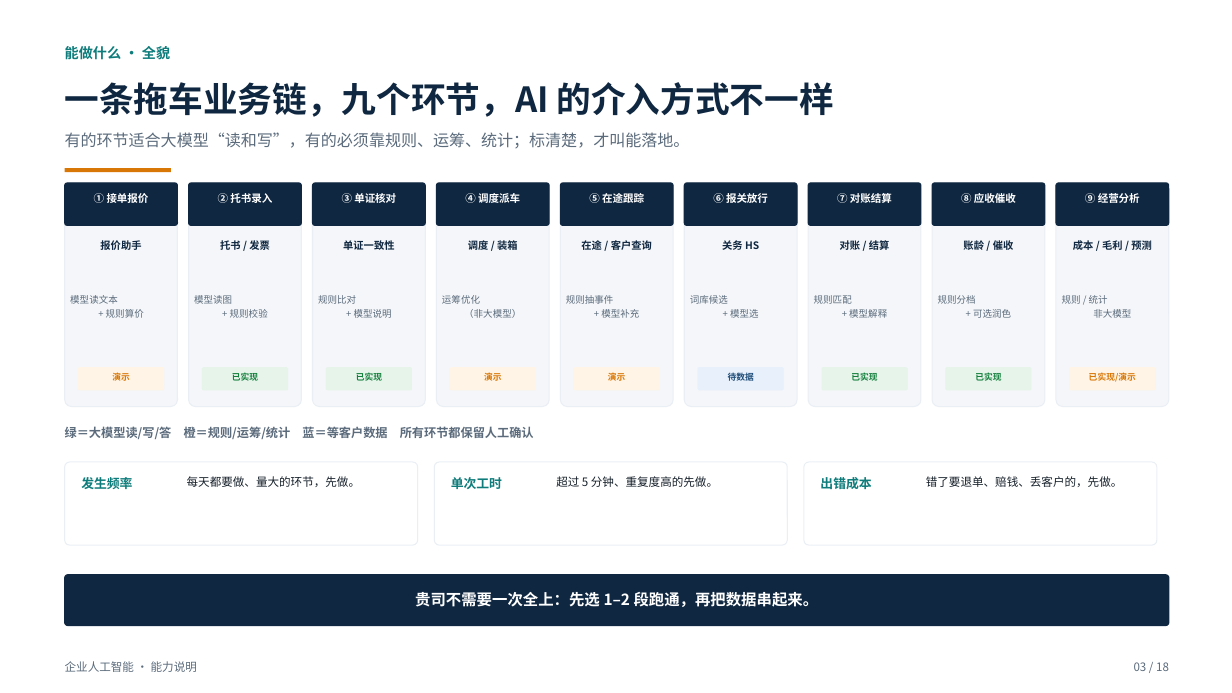
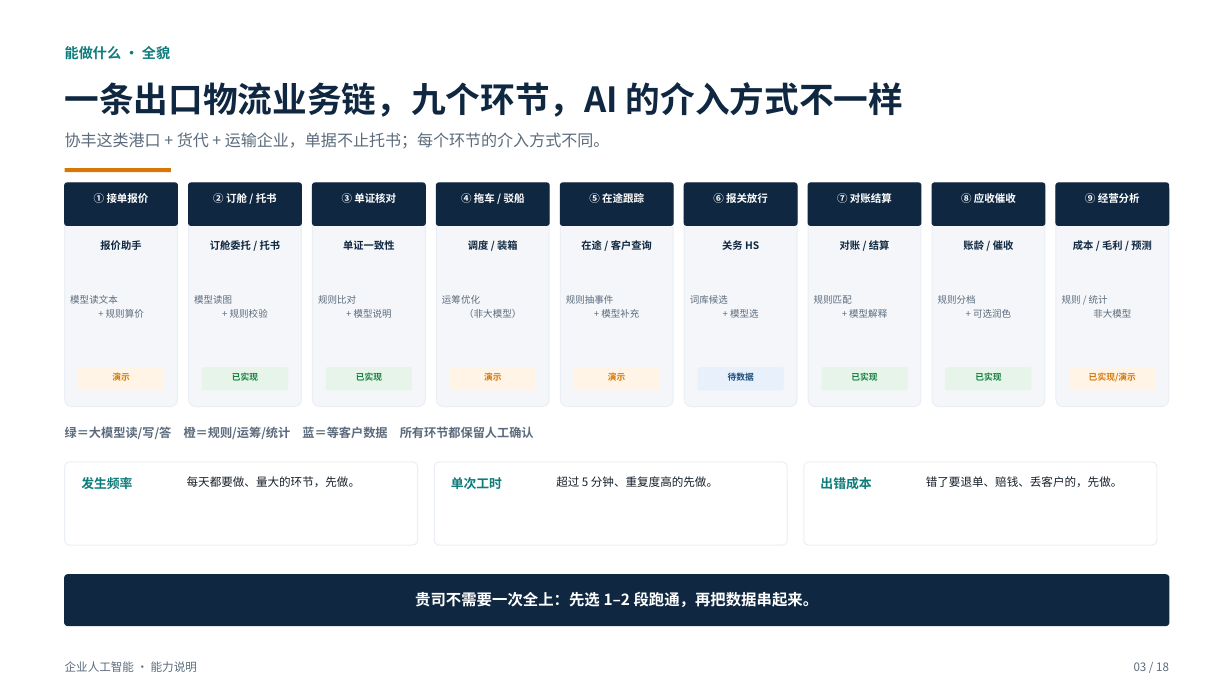
Before and after one commit to roma007/Enterprise-AI, a slide deck: slide 3 of 会客包/reports/客户老板版_系统能力介绍_2026-11-08.pptx. Drawn at 1232x693 pixels with LibreOffice and Linux fonts; fonts in the diff are those of the drawing. Boxes give left, top, right and bottom in pixels: in the first picture for what was removed or moved away, otherwise in the second. Text is boxed around its words. In the diff, an @@ line names an element or a change of style, - is before the commit and + after.

```diff
--- a/会客包/reports/客户老板版_系统能力介绍_2026-11-08.pptx
+++ b/会客包/reports/客户老板版_系统能力介绍_2026-11-08.pptx
@@ text at <box>65,82,903,117</box>: text changed @@
-一条拖车业务链，九个环节，AI 的介入方式不一样
+一条出口物流业务链，九个环节，AI 的介入方式不一样
@@ text at <box>65,132,609,148</box>: text changed @@
-有的环节适合大模型“读和写”，有的必须靠规则、运筹、统计；标清楚，才叫能落地。
+协丰这类港口 + 货代 + 运输企业，单据不止托书；每个环节的介入方式不同。
@@ text at <box>213,193,277,203</box>: text changed @@
-② 托书录入
+② 订舱 / 托书
@@ text at <box>461,192,525,206</box>: text changed @@
-④ 调度派车
+④ 拖车 / 驳船
@@ text at <box>210,240,281,250</box>: text changed @@
-托书 / 发票
+订舱委托 / 托书
```
Also in this commit, not shown: 9 other slides changed, 6 other files.
